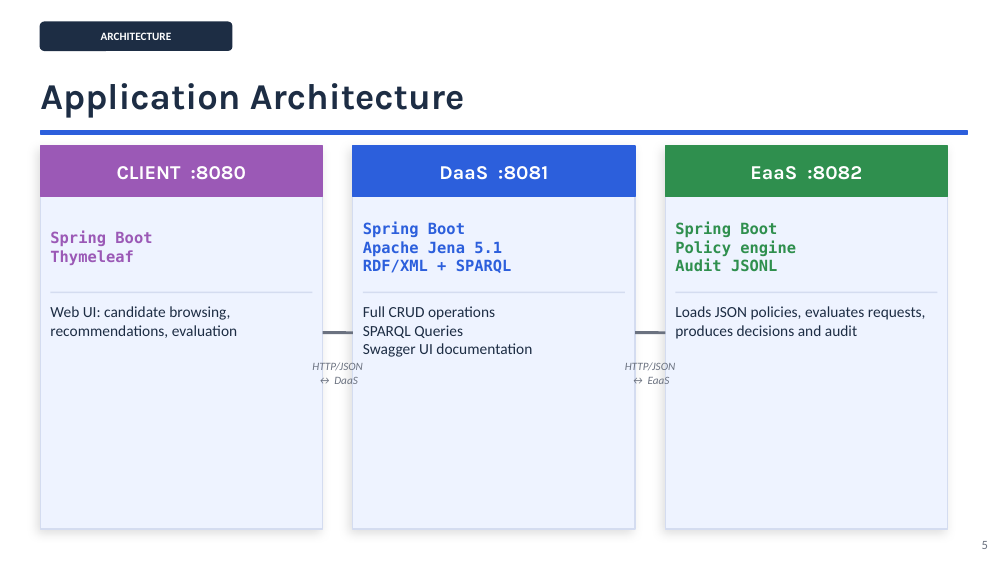
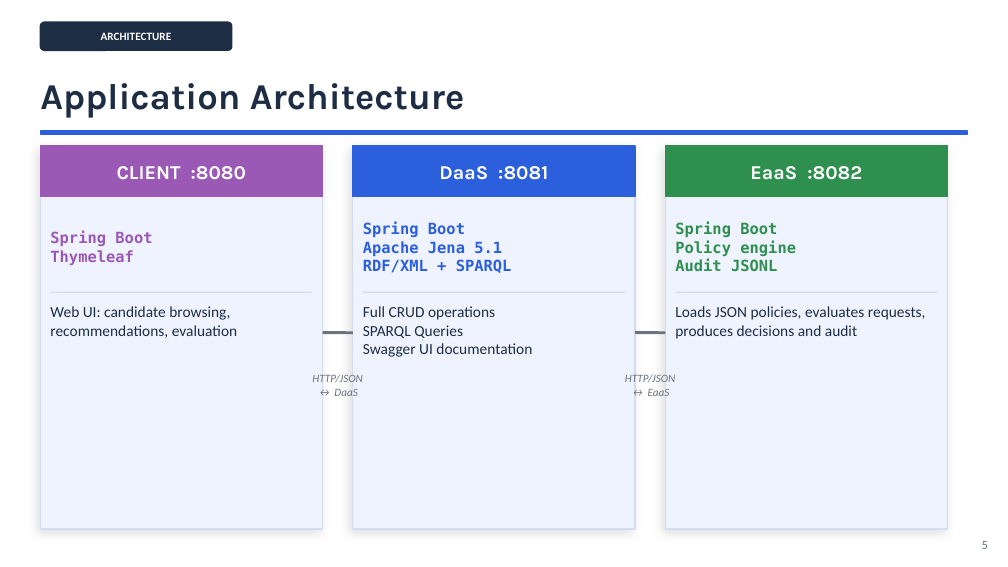
Before and after one commit to ediscota/SOSE-Homework, a slide deck: slide 5 of slides/SoSE-Employment-DaaS-EaaS.pptx. Drawn at 1008x567 pixels with LibreOffice and Linux fonts; fonts in the diff are those of the drawing. Boxes give left, top, right and bottom in pixels: in the first picture for what was removed or moved away, otherwise in the second. Text is boxed around its words. In the diff, an @@ line names an element or a change of style, - is before the commit and + after.

```diff
--- a/slides/SoSE-Employment-DaaS-EaaS.pptx
+++ b/slides/SoSE-Employment-DaaS-EaaS.pptx
@@ text "HTTP/JSON": place and size @@
-text "HTTP/JSON" at (312, 362, 363, 384)
+text "HTTP/JSON" at (312, 374, 363, 396)
@@ text "HTTP/JSON": place and size @@
-text "HTTP/JSON" at (625, 362, 676, 384)
+text "HTTP/JSON" at (625, 374, 676, 396)
```
Also in this commit, not shown: 6 other slides changed.
